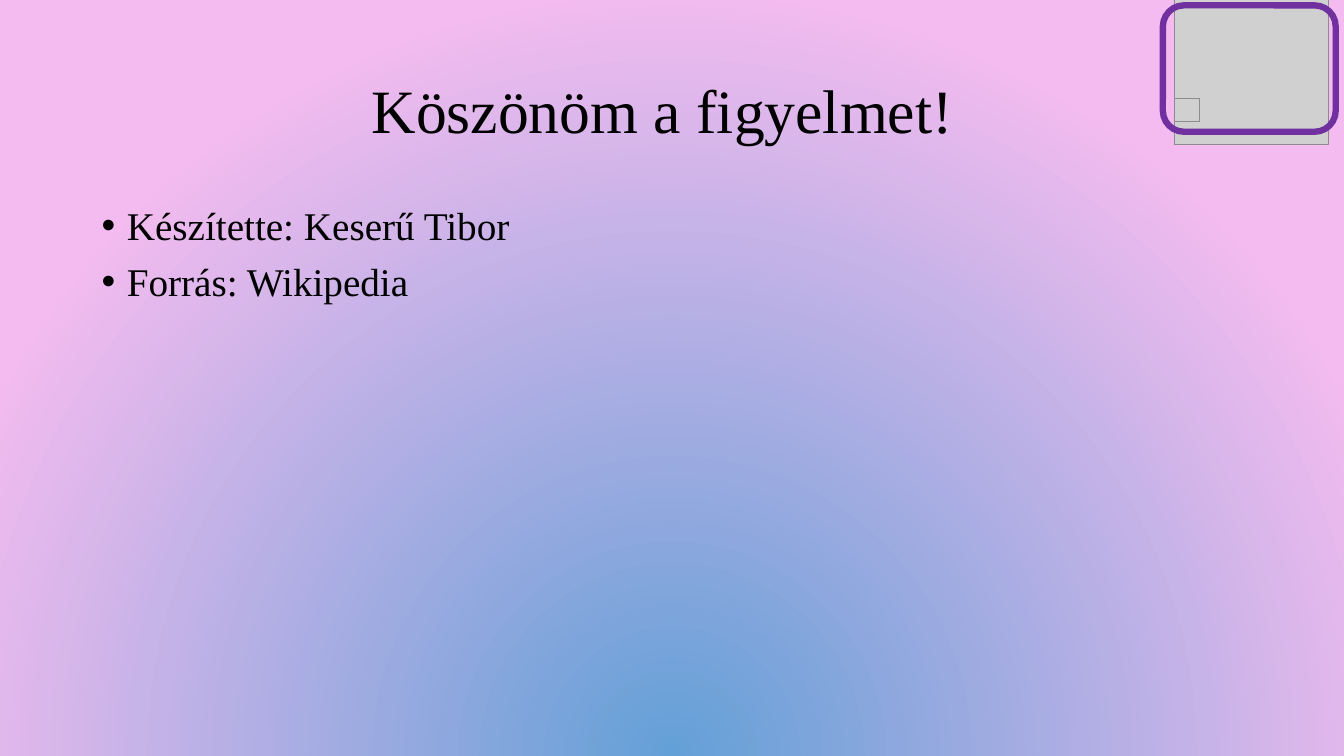
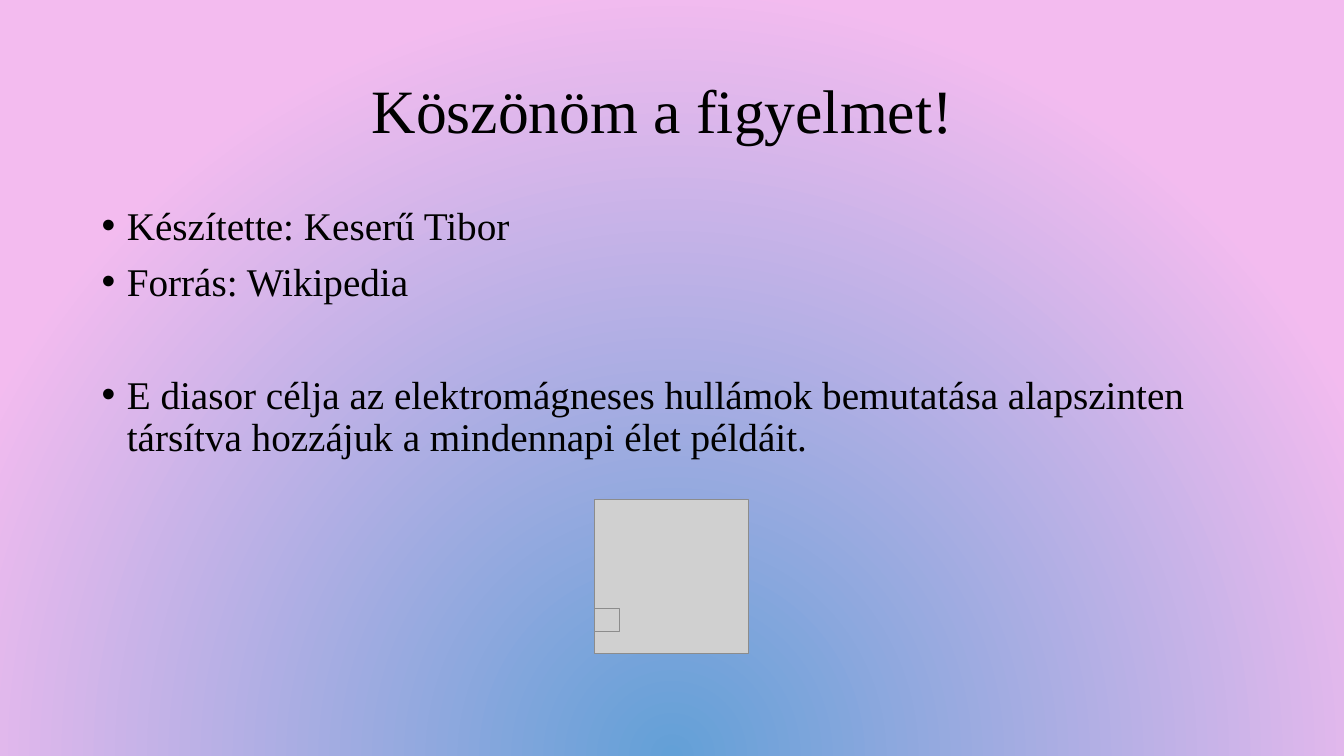
Before and after one commit to tib1222/elek, a slide deck: slide 8 of Elektromágneses hullámok.pptx (slide 7 before the commit). Drawn at 1344x756 pixels with LibreOffice and Linux fonts; fonts in the diff are those of the drawing; grey boxes stand for pictures. Boxes give left, top, right and bottom in pixels: in the first picture for what was removed or moved away, otherwise in the second. Text is boxed around its words. In the diff, an @@ line names an element or a change of style, - is before the commit and + after.

```diff
--- a/Elektromágneses hullámok.pptx
+++ b/Elektromágneses hullámok.pptx
@@ rounded rectangle removed at [1164, 5, 1336, 131] @@
@@ text at [127, 381, 1184, 459]: paragraph added @@
+• E diasor célja az elektromágneses hullámok bemutatása alapszinten társítva hozzájuk a mindennapi élet példáit.
@@ picture: place and size @@
-picture at [1175, 0, 1328, 144]
+picture at [595, 500, 748, 653]
@@ picture: place and size @@
-picture at [1175, 99, 1200, 122]
+picture at [595, 609, 620, 632]
```
Also in this commit, not shown: 3 other slides changed, 5 slides added.
